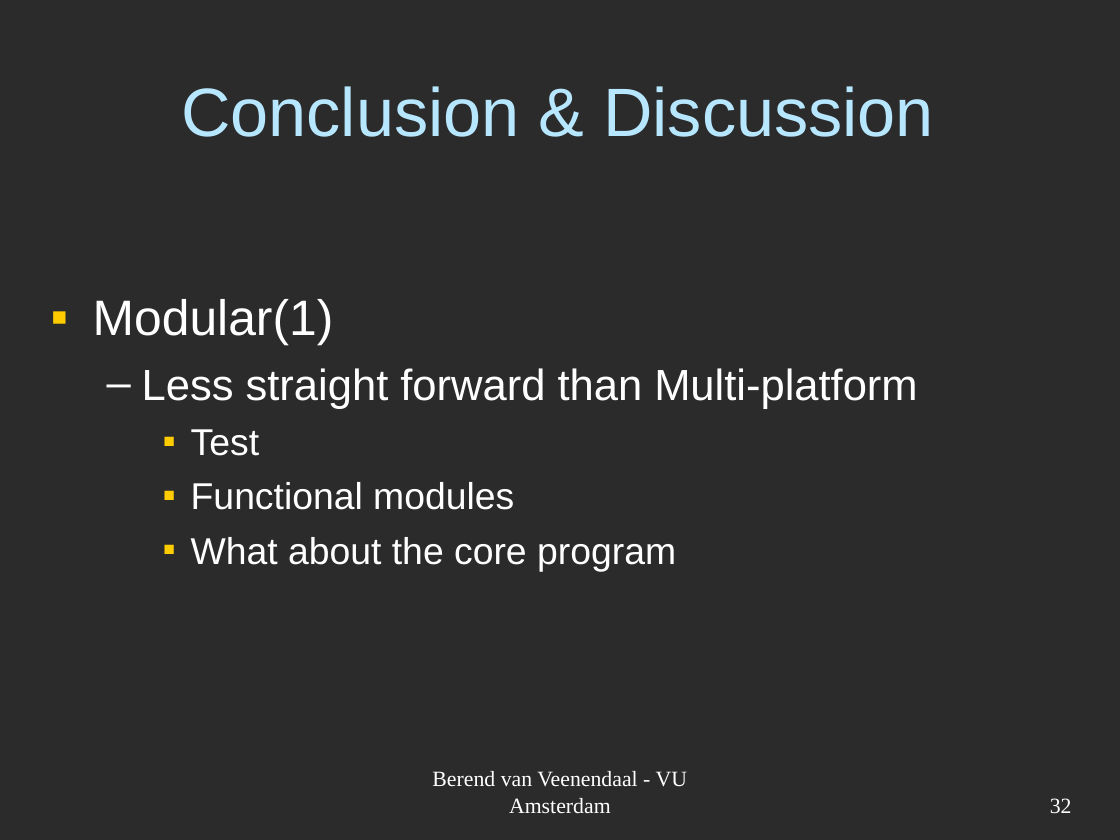
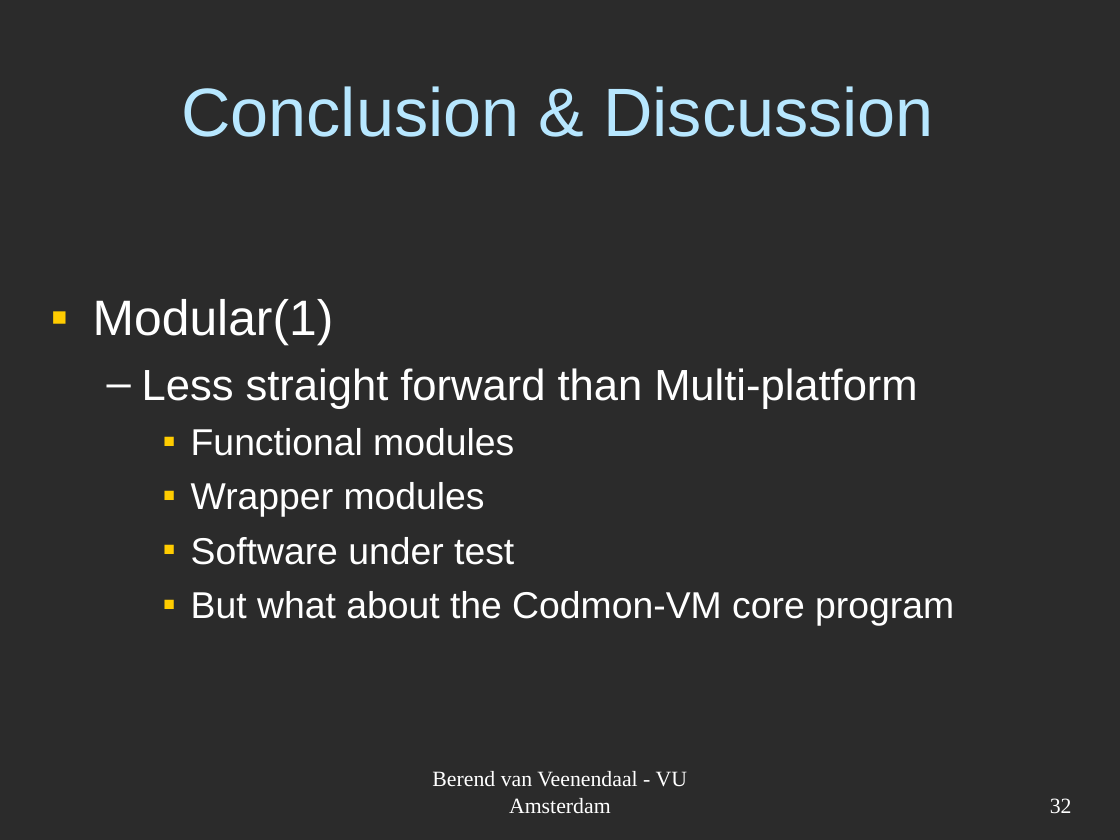
Before and after one commit to JungleComputing/codmon, a slide deck: slide 32 of doc/report/Codmon-VM.ppt. Drawn at 1120x840 pixels with LibreOffice and Linux fonts; fonts in the diff are those of the drawing; background and template pictures are left out; a plain dark background stands for a picture behind light text. Boxes give left, top, right and bottom in pixels: in the first picture for what was removed or moved away, otherwise in the second. Text is boxed around its words. In the diff, an @@ line names an element or a change of style, - is before the commit and + after.

```diff
--- a/doc/report/Codmon-VM.ppt
+++ b/doc/report/Codmon-VM.ppt
@@ text at bbox=[191, 429, 259, 456]: paragraph removed @@
-    ▪ Test
@@ text at bbox=[191, 482, 954, 625]: text changed @@
-    ▪ What about the core program
+    ▪ Wrapper modules
+    ▪ Software under test
+    ▪ But what about the Codmon-VM core program
```
Also in this commit, not shown: 2 other slides changed, 1 other file.
